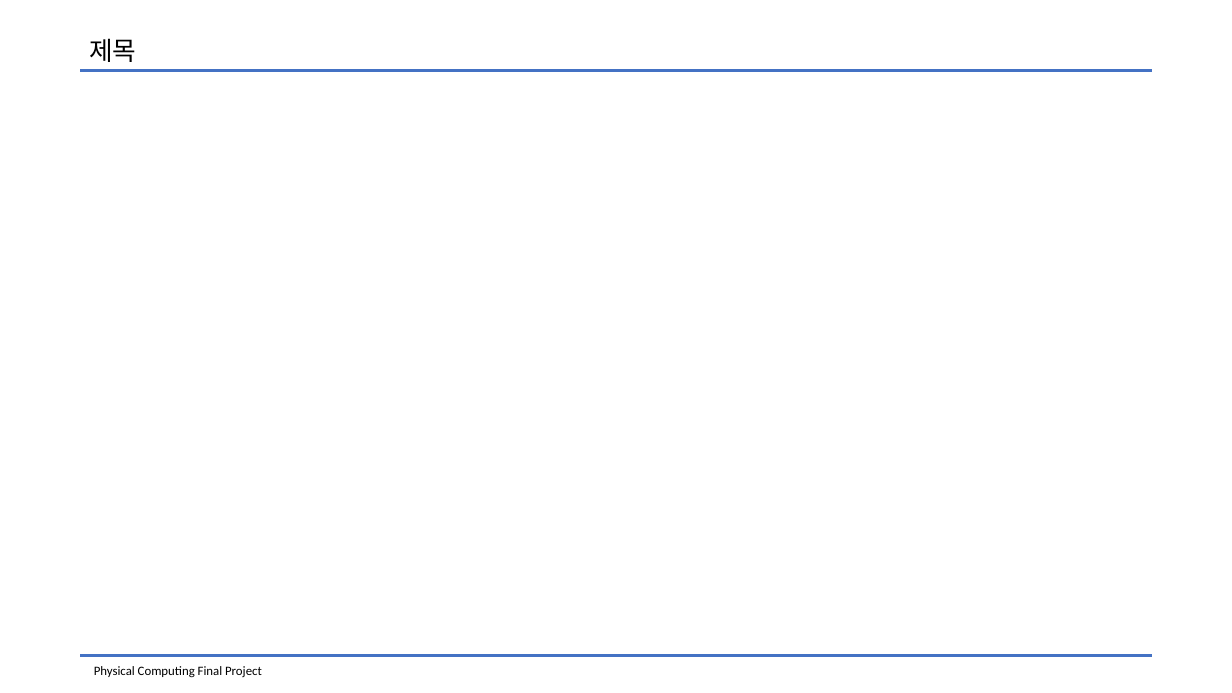
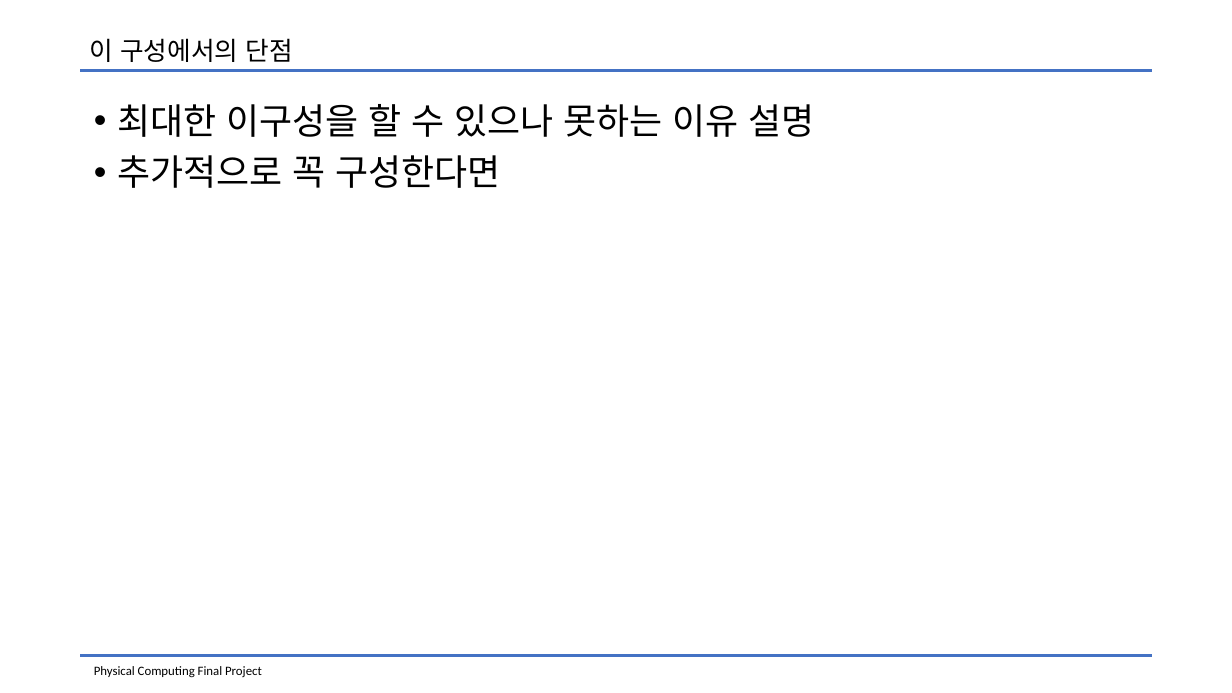
Before and after one commit to kimkyowon/Physical_Computing_Final, a slide deck: slide 3 of Physical_Computing/Documents/Physical Computing_conception.pptx. Drawn at 1232x693 pixels with LibreOffice and Linux fonts; fonts in the diff are those of the drawing. Boxes give left, top, right and bottom in pixels: in the first picture for what was removed or moved away, otherwise in the second. Text is boxed around its words. In the diff, an @@ line names an element or a change of style, - is before the commit and + after.

```diff
--- a/Physical_Computing/Documents/Physical Computing_conception.pptx
+++ b/Physical_Computing/Documents/Physical Computing_conception.pptx
@@ text at (89, 38, 293, 62): text changed @@
-제목
+이 구성에서의 단점
@@ text added at (117, 104, 814, 188), 28 pt, text #000000 @@
+• 최대한 이구성을 할 수 있으나 못하는 이유 설명
+• 추가적으로 꼭 구성한다면
```
Also in this commit, not shown: 1 other slide changed, 1 other file.
